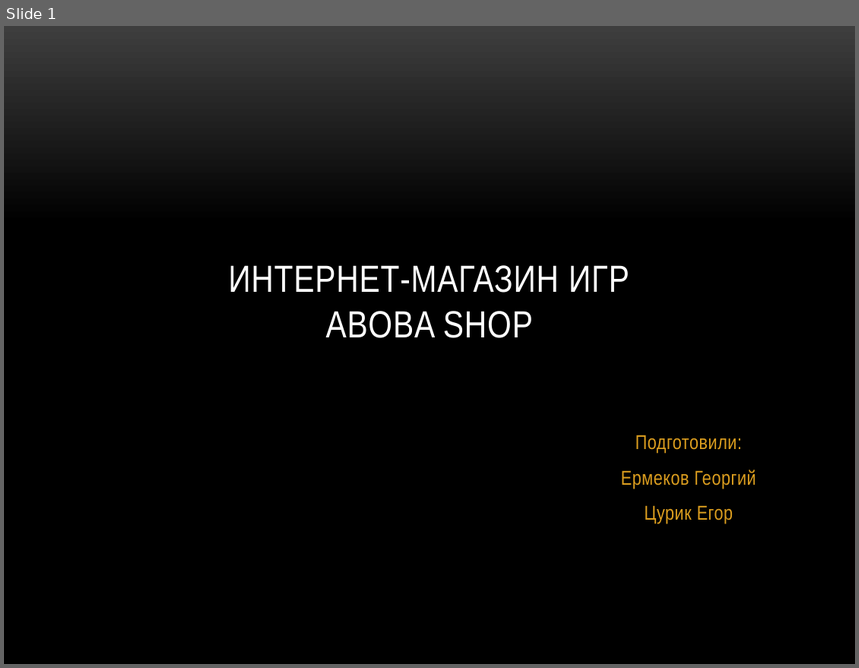
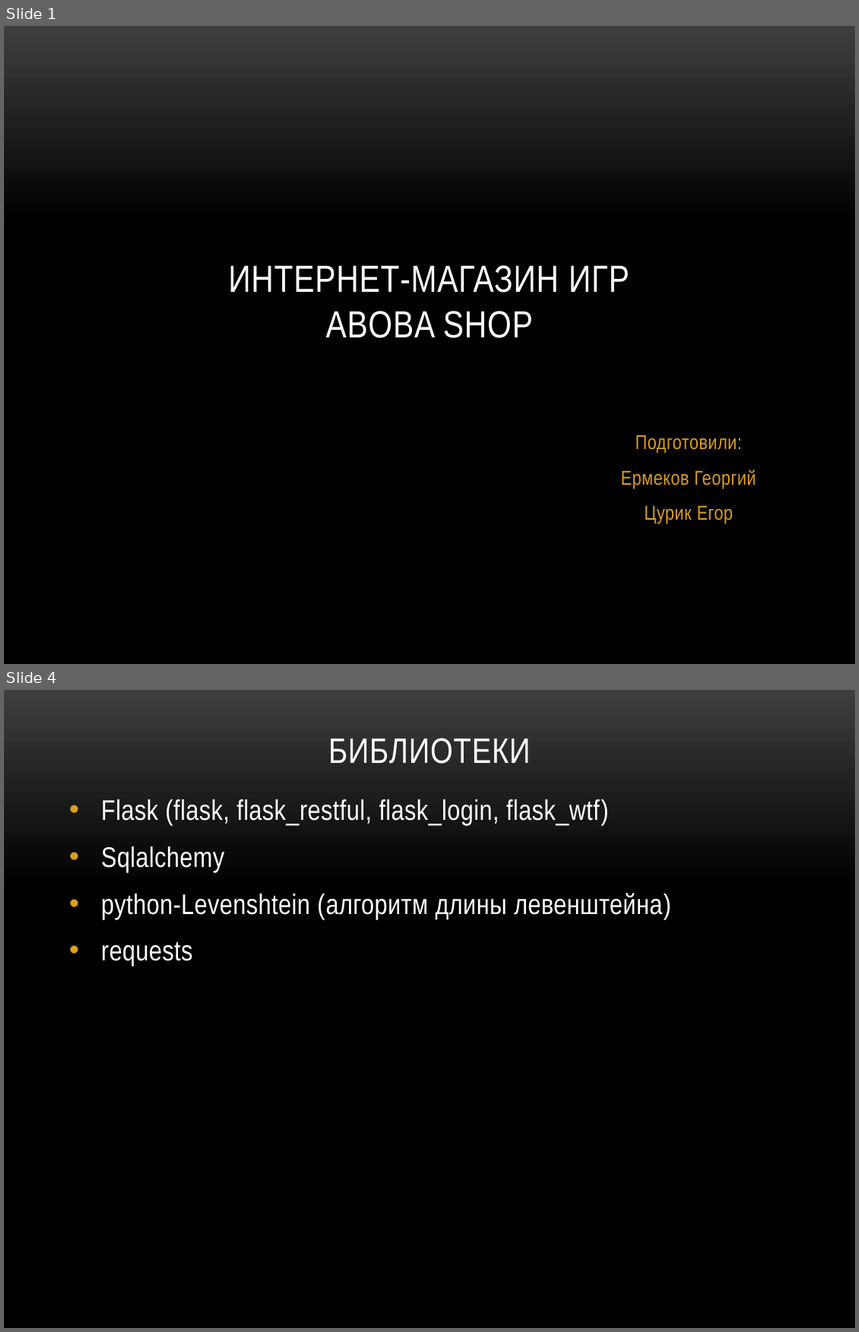
Before and after one commit to Lidne/flask_project, a slide deck: presentation.pptx. Shown one above the other, each under a label of ours: slide 1 before the commit, slides 1 and 4 after it; the slides between them are not shown. The pictures are 859x668 and 859x1332 pixels, drawn with LibreOffice and Linux fonts; fonts in the diff are those of the drawing; background and template pictures are left out. Boxes give left, top, right and bottom in pixels: in the first picture for what was removed or moved away, otherwise in the second. Text is boxed around its words. In the diff, an @@ line names an element or a change of style, - is before the commit and + after.

```diff
--- a/presentation.pptx
+++ b/presentation.pptx
@@ slide 4 added at (4,690,855,1328), background picture (left out) @@
@@ title added at (329,738,531,764), 30 pt, text #FFFFFF @@
+БИБЛИОТЕКИ
@@ text added at (101,799,671,966), 24 pt, text #FFFFFF @@
+• Flask (flask, flask_restful, flask_login, flask_wtf)
+• Sqlalchemy
+• python-Levenshtein (алгоритм длины левенштейна)
+• requests
```
Also in this commit, not shown: 1 slide changed, 2 other slides added, 6 other files.
